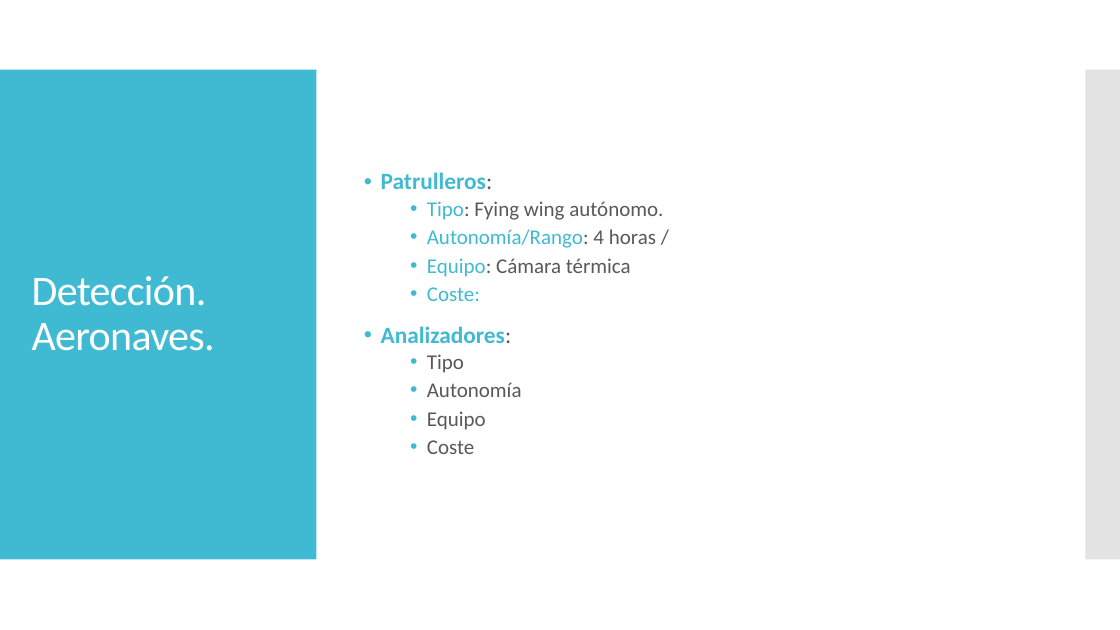
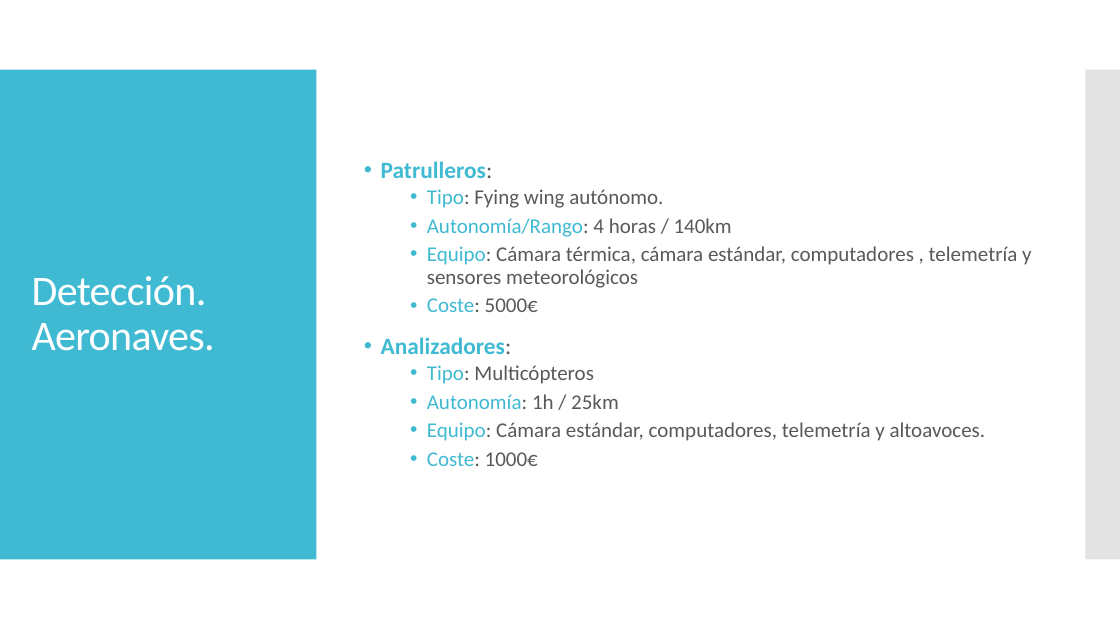
Before and after one commit to jaumecolom/hackeseiaat, a slide deck: slide 4 of PRESENTACION/Presentacion.pptx (slide 3 before the commit). Drawn at 1120x630 pixels with LibreOffice and Linux fonts; fonts in the diff are those of the drawing. Boxes give left, top, right and bottom in pixels: in the first picture for what was removed or moved away, otherwise in the second. Text is boxed around its words. In the diff, an @@ line names an element or a change of style, - is before the commit and + after.

Commit message:
changes pol

```diff
--- a/PRESENTACION/Presentacion.pptx
+++ b/PRESENTACION/Presentacion.pptx
@@ text at [427,218,1031,312]: text changed; text colour #40BAD2 to #595959 @@
-  • Autonomía/Rango: 4 horas /
-  • Equipo: Cámara térmica
-  • Coste:
+  • Autonomía/Rango: 4 horas / 140km
+  • Equipo: Cámara térmica, cámara estándar, computadores , telemetría y sensores meteorológicos
+  • Coste: 5000€
@@ text at [427,365,986,466]: text changed @@
-  • Tipo
-  • Autonomía
-  • Equipo
-  • Coste
+  • Tipo: Multicópteros
+  • Autonomía: 1h / 25km
+  • Equipo: Cámara estándar, computadores, telemetría y altoavoces.
+  • Coste: 1000€
```
Also in this commit, not shown: 6 slides added, 4 slides removed.
